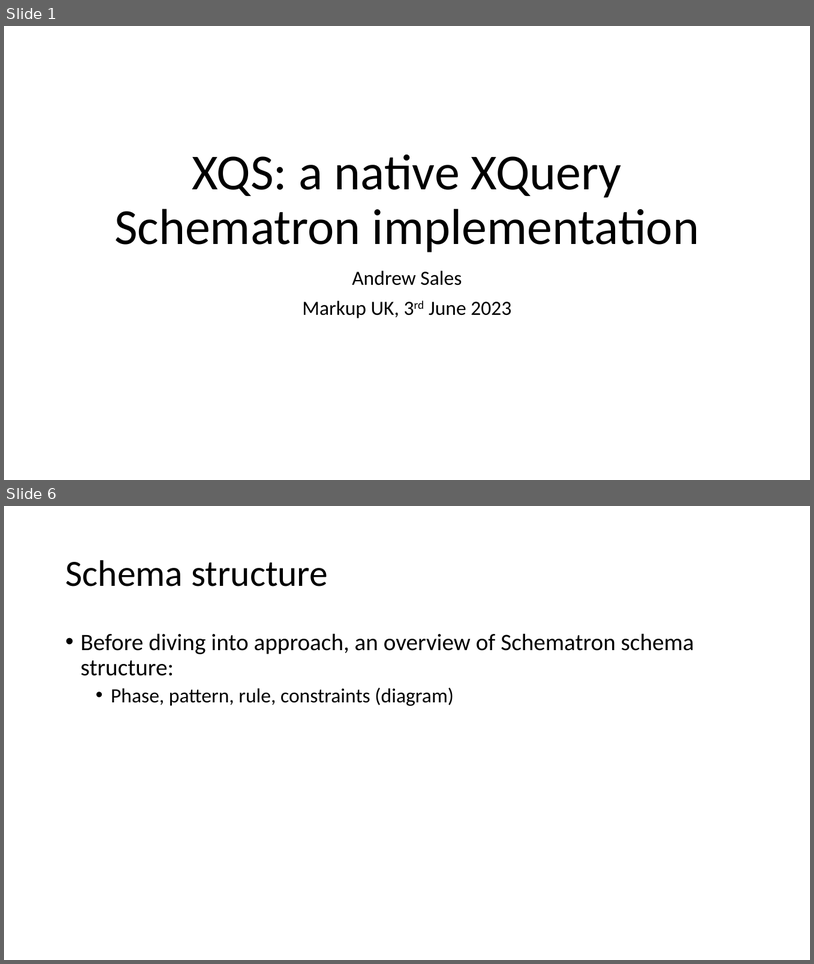
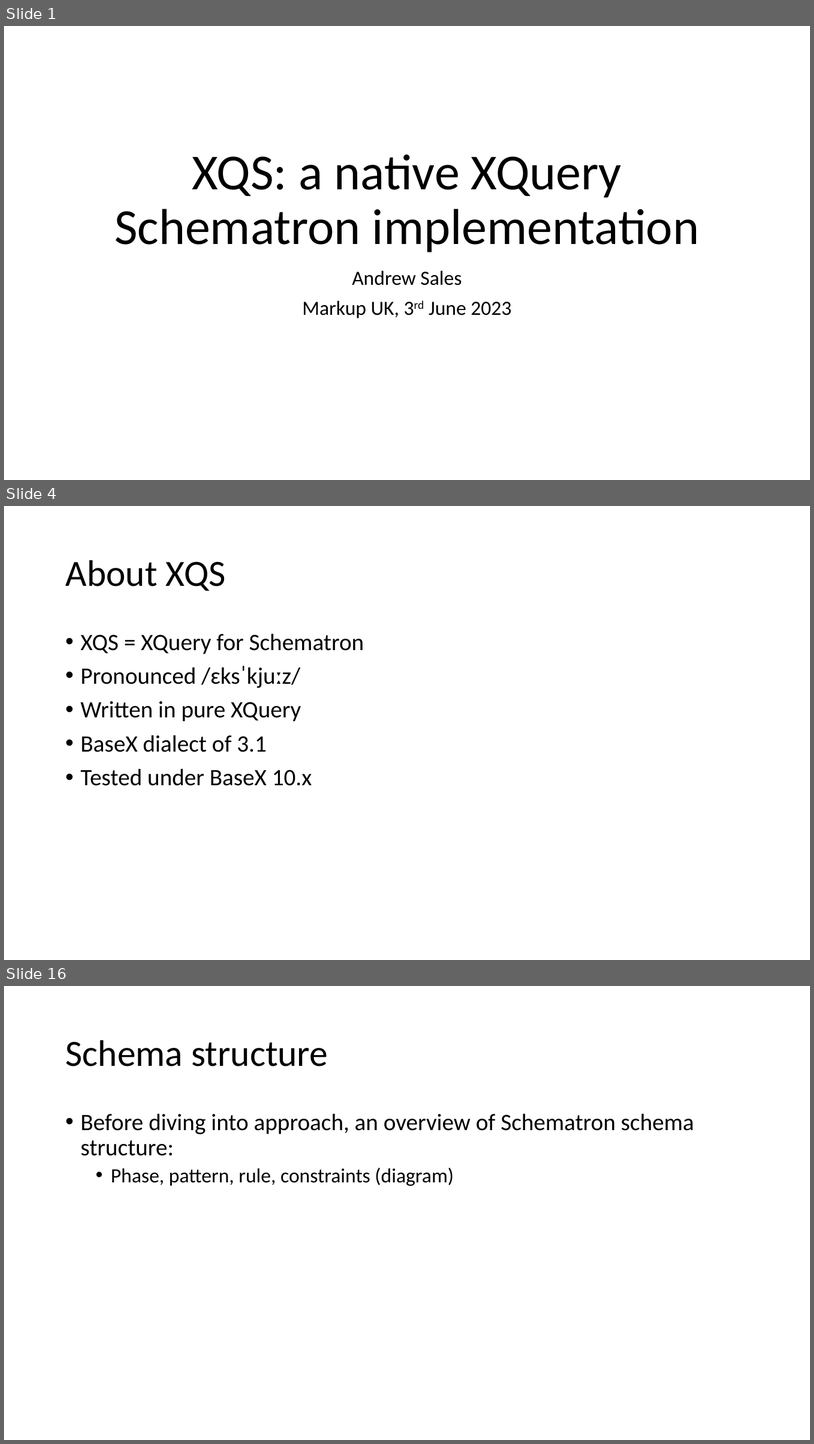
Before and after one commit to AndrewSales/XQS, a slide deck: Markup UK 2023 slides.pptx. Shown one above the other, each under a label of ours: slides 1 and 6 before the commit, slides 1, 4 and 16 after it; the slides between them are not shown. The pictures are 814x964 and 814x1444 pixels, drawn with LibreOffice and Linux fonts; fonts in the diff are those of the drawing. Boxes give left, top, right and bottom in pixels: in the first picture for what was removed or moved away, otherwise in the second. Text is boxed around its words. In the diff, an @@ line names an element or a change of style, - is before the commit and + after.

```diff
--- a/Markup UK 2023 slides.pptx
+++ b/Markup UK 2023 slides.pptx
@@ slide 4 added at (4,506,810,960), background #FFFFFF @@
@@ title added at (65,560,226,591), 44 pt, text #000000 @@
+About XQS
@@ text added at (81,633,365,786), 28 pt, text #000000 @@
+• XQS = XQuery for Schematron
+• Pronounced /ɛksˈkjuːz/
+• Written in pure XQuery
+• BaseX dialect of 3.1
+• Tested under BaseX 10.x
@@ what was slide 6 is now slide 16 @@
```
Also in this commit, not shown: 4 slides changed, 10 other slides added, 1 other file.
